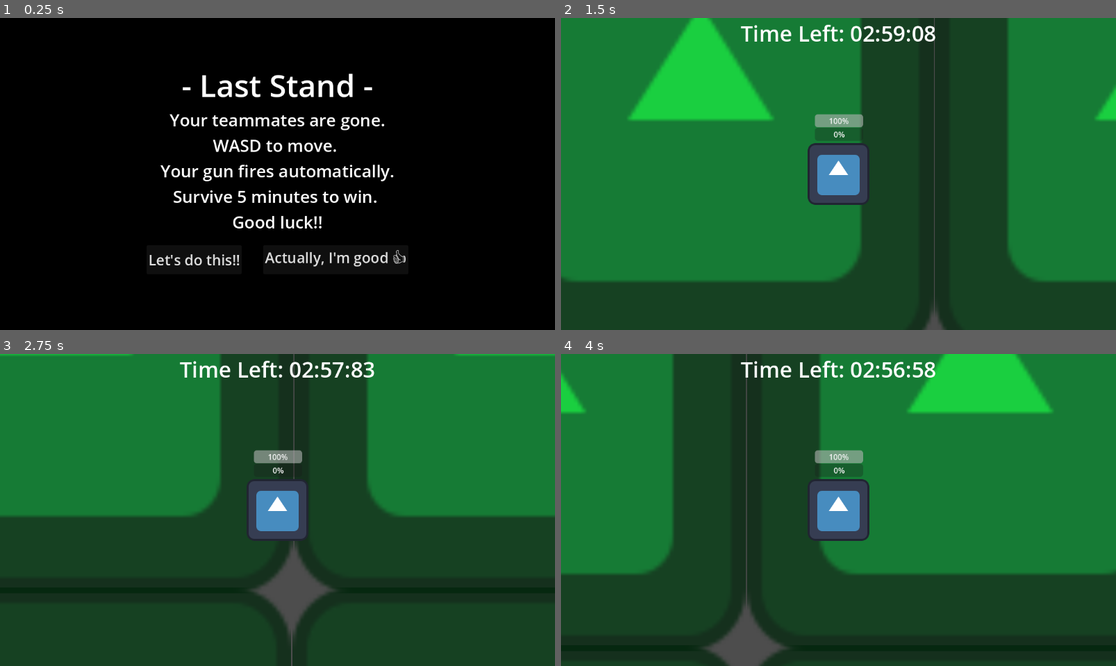
Above: before the commit, frames 1-4 (two rows, left to right).
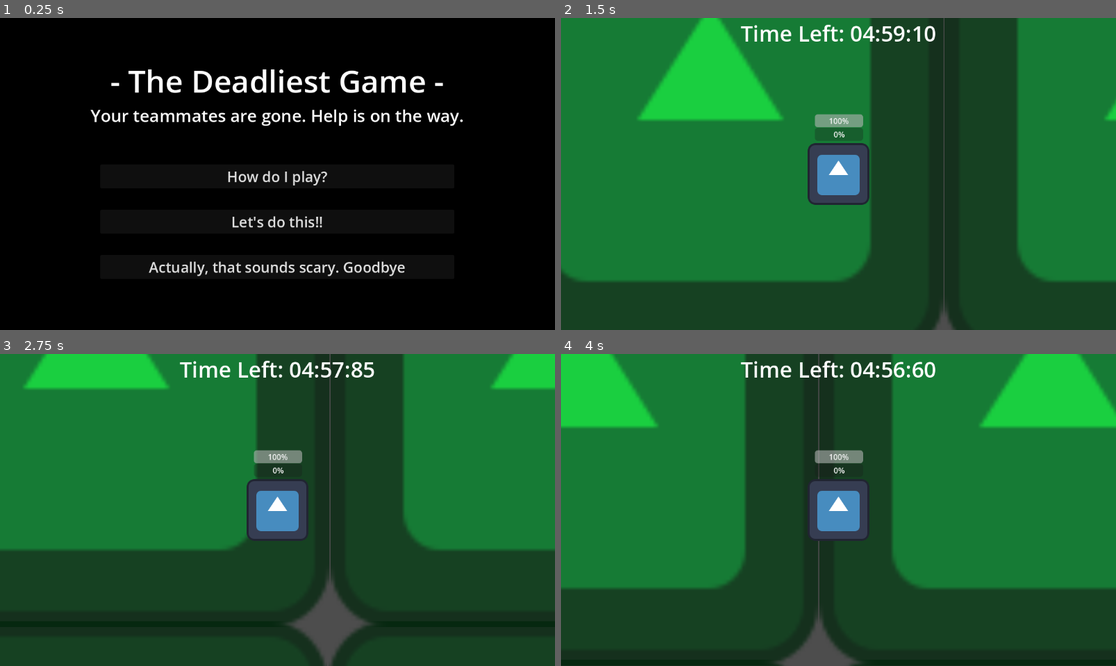
Above: after the commit, the same moments.

Repository: dmmarsh114/Last-Stand
Game: Godot game, scene res://Menus/game_start_screen.tscn
The game is run twice, just before and just after one commit, with the same random seed, the same clock (stepped at 60 frames per second) and the same inputs. Before the commit the project starts from res://Levels/main_level.tscn. The engine's default icon, where the game draws it, is replaced by a stand-in: a white triangle on a blue panel in a dark square.
Inputs:
- Up to frame 1 (0.25 s): no input
- Up to frame 2 (1.5 s): click "Let's do this!!" at 0.5 s; hold D (move_right) from 1.28 s (still down)
- Up to frame 3 (2.75 s): release D (move_right) at 2.03 s; hold S (move_down) from 2.03 s (still down)
- Up to frame 4 (4 s): release S (move_down) at 2.78 s; hold D (move_right) 2.78-3.53 s; hold W (move_up) from 3.53 s (still down)

The runs differ from the first frame. In frame 1, 7.1% of the frame differs, in the area x 16-84%, y 16-83%; in frame 2, 5.0%; in frame 3, 24%; in frame 4, 33%, in the area x 0-100%, y 0-100%.

Commit message:
Start Screen Changes

Diff:
--- a/Levels/main_level.tscn
+++ b/Levels/main_level.tscn
@@ -12,7 +12,7 @@
 
 [node name="Player" parent="." instance=ExtResource("1_u7qmr")]
 position = Vector2(226, 128)
-xp_to_next_level = 1
+base_speed = 200.0
 
 [node name="LevelContents" type="Node2D" parent="."]
 
@@ -77,7 +77,7 @@
 position = Vector2(1531, -18)
 
 [node name="GameTimer" type="Timer" parent="."]
-wait_time = 180.0
+wait_time = 300.0
 one_shot = true
 autostart = true
 
--- a/Menus/GameStartScreen.gd
+++ b/Menus/GameStartScreen.gd
@@ -1,14 +1,28 @@
 extends Control
 
-@onready var hud: Control = $"../HUD"
+@export var main_level: PackedScene
 
-func _ready() -> void:
-	get_tree().paused = true
+@onready var controls_button: Button = %ControlsButton
+@onready var instruction_label: Label = %InstructionLabel
+
+var index: int = 0
+var game_instructions := ["WASD to move", "Your gun fires automatically", "Survive 5 minutes to win", "Good Luck!"]
+var button_text := ["Gotcha.", "Okay...", "What else?", "Thanks..."]
+
+func _on_controls_button_pressed() -> void:
+	if index < game_instructions.size():
+		instruction_label.text = game_instructions[wrap(index, 0, game_instructions.size())]
+		controls_button.text = button_text[wrap(index, 0, game_instructions.size())]
+		instruction_label.label_settings.font_color = Color.WHITE
+		index += 1
+	else:
+		instruction_label.label_settings.font_color = Color.BLACK
+		instruction_label.text = "placeholder"
+		controls_button.text = "How do I play?"
+		index = 0
 
 func _on_start_button_pressed() -> void:
-	visible = false
-	hud.visible = true
-	get_tree().paused = false
+	get_tree().change_scene_to_packed(main_level)
 
 func _on_quit_button_pressed() -> void:
 	get_tree().quit()
--- a/Menus/game_screens.tscn
+++ b/Menus/game_screens.tscn
@@ -1,9 +1,8 @@
-[gd_scene load_steps=6 format=3 uid="uid://de6uuxjirghi7"]
+[gd_scene load_steps=5 format=3 uid="uid://de6uuxjirghi7"]
 
 [ext_resource type="PackedScene" uid="uid://dyrsxgerm6dx5" path="res://Menus/victory_screen.tscn" id="1_p7h0b"]
 [ext_resource type="PackedScene" uid="uid://t76yxq6bmwxo" path="res://Menus/game_over_screen.tscn" id="2_x8gvb"]
 [ext_resource type="PackedScene" uid="uid://dqilvwq54xrt1" path="res://Menus/level_up_screen.tscn" id="3_md3k3"]
-[ext_resource type="PackedScene" uid="uid://bgs27v3m5yk2r" path="res://Menus/game_start_screen.tscn" id="4_no8st"]
 
 [sub_resource type="LabelSettings" id="LabelSettings_mkkiv"]
 font_size = 45
@@ -23,10 +22,7 @@
 visible = false
 mouse_filter = 1
 
-[node name="GameStartScreen" parent="." instance=ExtResource("4_no8st")]
-
 [node name="HUD" type="Control" parent="."]
-visible = false
 layout_mode = 3
 anchors_preset = 15
 anchor_right = 1.0
--- a/Menus/game_start_screen.tscn
+++ b/Menus/game_start_screen.tscn
@@ -1,6 +1,7 @@
-[gd_scene load_steps=5 format=3 uid="uid://bgs27v3m5yk2r"]
+[gd_scene load_steps=7 format=3 uid="uid://bgs27v3m5yk2r"]
 
 [ext_resource type="Script" path="res://Menus/GameStartScreen.gd" id="1_3r6nv"]
+[ext_resource type="PackedScene" uid="uid://bnkfa4uraq6k5" path="res://Levels/main_level.tscn" id="2_tias0"]
 
 [sub_resource type="StyleBoxFlat" id="StyleBoxFlat_dloyr"]
 bg_color = Color(0, 0, 0, 1)
@@ -11,6 +12,10 @@
 [sub_resource type="LabelSettings" id="LabelSettings_sch36"]
 font_size = 35
 
+[sub_resource type="LabelSettings" id="LabelSettings_l4tdv"]
+font_size = 35
+font_color = Color(0, 0, 0, 1)
+
 [node name="GameStartScreen" type="Control"]
 layout_mode = 3
 anchors_preset = 15
@@ -19,6 +24,7 @@
 grow_horizontal = 2
 grow_vertical = 2
 script = ExtResource("1_3r6nv")
+main_level = ExtResource("2_tias0")
 
 [node name="PanelContainer" type="PanelContainer" parent="."]
 layout_mode = 1
@@ -37,66 +43,63 @@
 
 [node name="Label" type="Label" parent="PanelContainer/CenterContainer/VBoxContainer"]
 layout_mode = 2
-text = "- Last Stand -"
+text = "- The Deadliest Game -"
 label_settings = SubResource("LabelSettings_om26i")
 horizontal_alignment = 1
 
 [node name="Label2" type="Label" parent="PanelContainer/CenterContainer/VBoxContainer"]
 layout_mode = 2
-text = "Your teammates are gone."
+text = "Your teammates are gone. Help is on the way."
 label_settings = SubResource("LabelSettings_sch36")
 horizontal_alignment = 1
 
-[node name="Label3" type="Label" parent="PanelContainer/CenterContainer/VBoxContainer"]
-layout_mode = 2
-text = "WASD to move. "
-label_settings = SubResource("LabelSettings_sch36")
-horizontal_alignment = 1
-
-[node name="Label4" type="Label" parent="PanelContainer/CenterContainer/VBoxContainer"]
-layout_mode = 2
-text = "Your gun fires automatically."
-label_settings = SubResource("LabelSettings_sch36")
-horizontal_alignment = 1
-
-[node name="Label6" type="Label" parent="PanelContainer/CenterContainer/VBoxContainer"]
-layout_mode = 2
-text = "Survive 5 minutes to win. "
-label_settings = SubResource("LabelSettings_sch36")
-horizontal_alignment = 1
-
-[node name="Label7" type="Label" parent="PanelContainer/CenterContainer/VBoxContainer"]
-layout_mode = 2
-text = "Good luck!!"
-label_settings = SubResource("LabelSettings_sch36")
-horizontal_alignment = 1
-
-[node name="HBoxContainer" type="HBoxContainer" parent="PanelContainer/CenterContainer/VBoxContainer"]
-layout_mode = 2
-
-[node name="MarginContainer" type="MarginContainer" parent="PanelContainer/CenterContainer/VBoxContainer/HBoxContainer"]
+[node name="MarginContainer3" type="MarginContainer" parent="PanelContainer/CenterContainer/VBoxContainer"]
 layout_mode = 2
 theme_override_constants/margin_left = 20
 theme_override_constants/margin_top = 20
 theme_override_constants/margin_right = 20
 theme_override_constants/margin_bottom = 20
 
-[node name="StartButton" type="Button" parent="PanelContainer/CenterContainer/VBoxContainer/HBoxContainer/MarginContainer"]
+[node name="InstructionContainer" type="VBoxContainer" parent="PanelContainer/CenterContainer/VBoxContainer/MarginContainer3"]
+layout_mode = 2
+
+[node name="InstructionLabel" type="Label" parent="PanelContainer/CenterContainer/VBoxContainer/MarginContainer3/InstructionContainer"]
+unique_name_in_owner = true
+layout_mode = 2
+text = "placeholder"
+label_settings = SubResource("LabelSettings_l4tdv")
+horizontal_alignment = 1
+
+[node name="ControlsButton" type="Button" parent="PanelContainer/CenterContainer/VBoxContainer/MarginContainer3/InstructionContainer"]
+unique_name_in_owner = true
 layout_mode = 2
 theme_override_font_sizes/font_size = 30
-text = "Let's do this!!"
+text = "How do I play?"
 
-[node name="MarginContainer2" type="MarginContainer" parent="PanelContainer/CenterContainer/VBoxContainer/HBoxContainer"]
+[node name="MarginContainer" type="MarginContainer" parent="PanelContainer/CenterContainer/VBoxContainer"]
 layout_mode = 2
 theme_override_constants/margin_left = 20
 theme_override_constants/margin_top = 20
 theme_override_constants/margin_right = 20
 theme_override_constants/margin_bottom = 20
 
-[node name="QuitButton" type="Button" parent="PanelContainer/CenterContainer/VBoxContainer/HBoxContainer/MarginContainer2"]
+[node name="StartButton" type="Button" parent="PanelContainer/CenterContainer/VBoxContainer/MarginContainer"]
 layout_mode = 2
 theme_override_font_sizes/font_size = 30
-text = "Actually, I'm good 👍"
+text = "Let's do this!!"
 
-[connection signal="pressed" from="PanelContainer/CenterContainer/VBoxContainer/HBoxContainer/MarginContainer/StartButton" to="." method="_on_start_button_pressed"]
-[connection signal="pressed" from="PanelContainer/CenterContainer/VBoxContainer/HBoxContainer/MarginContainer2/QuitButton" to="." method="_on_quit_button_pressed"]
+[node name="MarginContainer2" type="MarginContainer" parent="PanelContainer/CenterContainer/VBoxContainer"]
+layout_mode = 2
+theme_override_constants/margin_left = 20
+theme_override_constants/margin_top = 20
+theme_override_constants/margin_right = 20
+theme_override_constants/margin_bottom = 20
+
+[node name="QuitButton" type="Button" parent="PanelContainer/CenterContainer/VBoxContainer/MarginContainer2"]
+layout_mode = 2
+theme_override_font_sizes/font_size = 30
+text = "Actually, that sounds scary. Goodbye"
+
+[connection signal="pressed" from="PanelContainer/CenterContainer/VBoxContainer/MarginContainer3/InstructionContainer/ControlsButton" to="." method="_on_controls_button_pressed"]
+[connection signal="pressed" from="PanelContainer/CenterContainer/VBoxContainer/MarginContainer/StartButton" to="." method="_on_start_button_pressed"]
+[connection signal="pressed" from="PanelContainer/CenterContainer/VBoxContainer/MarginContainer2/QuitButton" to="." method="_on_quit_button_pressed"]
--- a/project.godot
+++ b/project.godot
@@ -11,7 +11,7 @@
 [application]
 
 config/name="Last Stand"
-run/main_scene="res://Levels/main_level.tscn"
+run/main_scene="res://Menus/game_start_screen.tscn"
 config/features=PackedStringArray("4.2", "Forward Plus")
 config/icon="res://icon.svg"
 
Binary file added: Player/sheet_characters_cropped.png
Not shown, added: Player/sheet_characters_cropped.png.import
